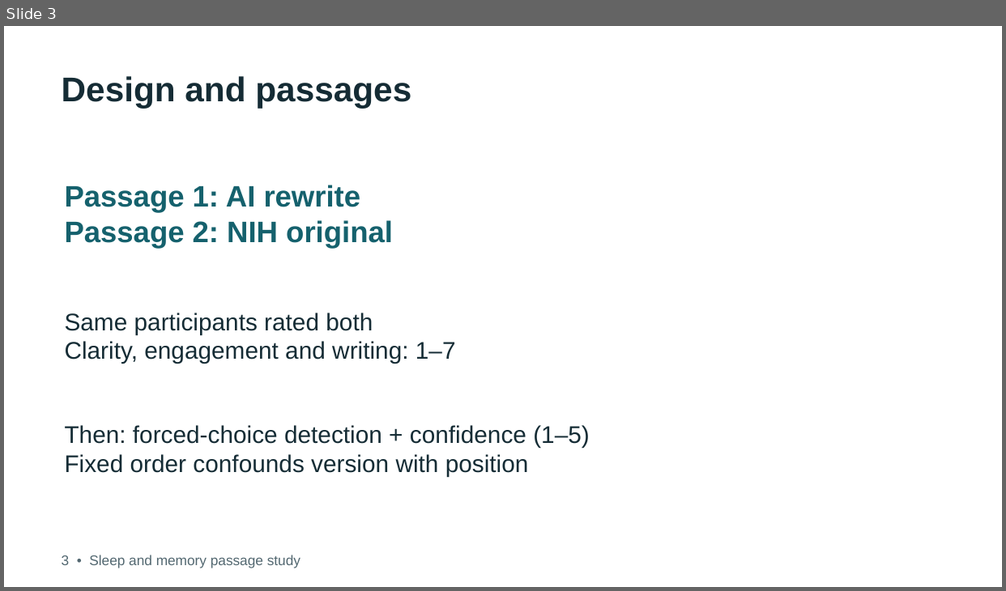
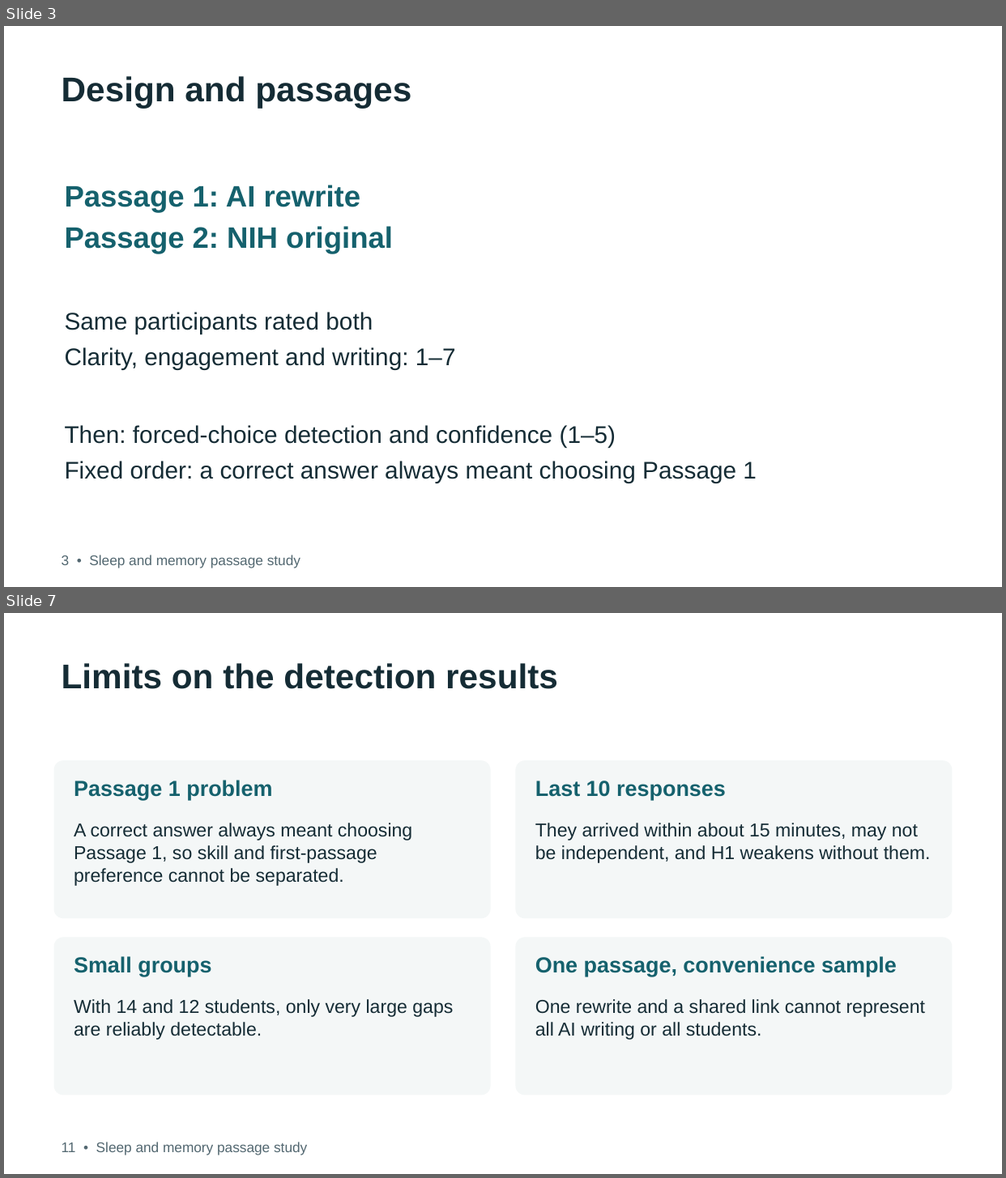
Before and after one commit to debshreechowdhury/sleep-memory-passage-study, a slide deck: presentation/design_detection.pptx. Shown one above the other, each under a label of ours: slide 3 before the commit, slides 3 and 7 after it; the slides between them are not shown. The pictures are 1006x591 and 1006x1178 pixels, drawn with LibreOffice and Linux fonts; fonts in the diff are those of the drawing. Boxes give left, top, right and bottom in pixels: in the first picture for what was removed or moved away, otherwise in the second. Text is boxed around its words. In the diff, an @@ line names an element or a change of style, - is before the commit and + after.

```diff
--- a/presentation/design_detection.pptx
+++ b/presentation/design_detection.pptx
@@ slide 7 added at (x1=4, y1=613, x2=1002, y2=1174), background #FFFFFF @@
@@ text added at (x1=62, y1=663, x2=558, y2=689), 33 pt, text #152C35, bold @@
+Limits on the detection results
@@ rounded rectangle added at (x1=54, y1=760, x2=491, y2=918), fill #F4F7F7 @@
@@ text added at (x1=74, y1=780, x2=272, y2=800), 21 pt, text #15616D, bold @@
+Passage 1 problem
@@ rounded rectangle added at (x1=515, y1=760, x2=952, y2=918), fill #F4F7F7 @@
@@ text added at (x1=535, y1=781, x2=726, y2=800), 21 pt, text #15616D, bold @@
+Last 10 responses
@@ text added at (x1=74, y1=823, x2=412, y2=886), 18 pt, text #152C35 @@
+A correct answer always meant choosing Passage 1, so skill and first-passage preference cannot be separated.
@@ text added at (x1=535, y1=823, x2=931, y2=863), 18 pt, text #152C35 @@
+They arrived within about 15 minutes, may not be independent, and H1 weakens without them.
@@ rounded rectangle added at (x1=54, y1=937, x2=491, y2=1095), fill #F4F7F7 @@
@@ rounded rectangle added at (x1=515, y1=937, x2=952, y2=1095), fill #F4F7F7 @@
@@ text added at (x1=74, y1=956, x2=211, y2=977), 21 pt, text #15616D, bold @@
+Small groups
@@ text added at (x1=535, y1=956, x2=897, y2=977), 21 pt, text #15616D, bold @@
+One passage, convenience sample
@@ text added at (x1=74, y1=999, x2=453, y2=1040), 18 pt, text #152C35 @@
+With 14 and 12 students, only very large gaps are reliably detectable.
@@ text added at (x1=535, y1=999, x2=926, y2=1040), 18 pt, text #152C35 @@
+One rewrite and a shared link cannot represent all AI writing or all students.
@@ text added at (x1=62, y1=1142, x2=307, y2=1155), 13.5 pt, text #536871 @@
+11 • Sleep and memory passage study
@@ slide 3 changed as well @@
@@ text "Passage 1: AI rewrite" at (x1=65, y1=185, x2=393, y2=254): more space between paragraphs @@
@@ text "Same participants rated both" at (x1=65, y1=312, x2=456, y2=369): more space between paragraphs @@
@@ text at (x1=65, y1=425, x2=756, y2=483): text changed @@
-Then: forced-choice detection + confidence (1–5)
-Fixed order confounds version with position
+Then: forced-choice detection and confidence (1–5)
+Fixed order: a correct answer always meant choosing Passage 1
```
Also in this commit, not shown: 4 other slides changed, 2 other slides added, 3 slides removed, 51 other files.
